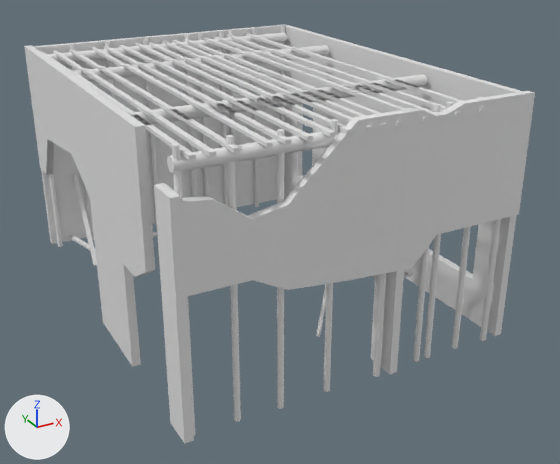
What one commit did to the FBX model graphic/3D/House/HouseAll.FBX.
Rendered twice from a 50 mm camera at (-3.34, -6.76, 3.92) aimed at (0.2, -0.33, 0.71). The axes (+X, +Y, +Z) are drawn at lower left. The lights are the same throughout. Where no turn or scale is listed for an object, it has been applied to the vertices.

Script lines for the objects in view, before the commit:
```python
me_mesh = bpy.data.meshes.new('Mesh')
me_mesh.from_pydata(...)  # 5428 vertices, 5571 faces; spans x -1.65..1.65, y -2.17..2.15, z -0.13..2.38
ob_object002 = bpy.data.objects.new('Object002', me_mesh)
ob_object002.location = (0.0, 0.0, 0.0)
```
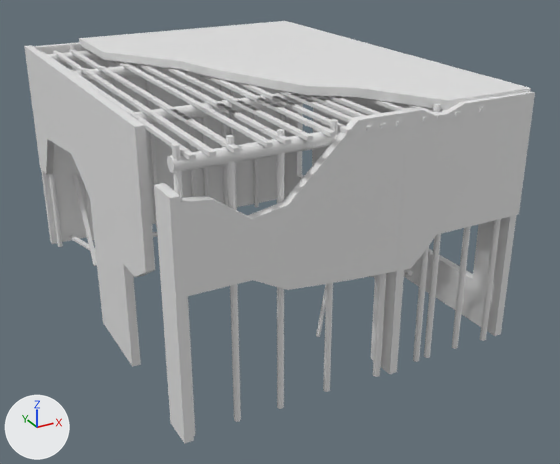
Pixel boxes [x1, y1, x2, y2] of what changed, in the pictures (560 x 464 px):
'Object002', reshaped: before [24, 25, 535, 444]; after [24, 21, 535, 444]
part 1 of me_mesh, added: after [79, 21, 531, 110]

The change, as a diff of the scene's bpy script:
```diff
--- a/graphic/3D/House/HouseAll.FBX.py
+++ b/graphic/3D/House/HouseAll.FBX.py
@@ me_mesh @@
 # used by ob_object002; location = (0.0, 0.0, 0.0)
-me_mesh.from_pydata(...)  # 5428 vertices, 5571 faces; spans x -1.65..1.65, y -2.17..2.15, z -0.13..2.38
+me_mesh.from_pydata(...)  # 5468 vertices, 5609 faces; spans x -1.65..1.65, y -2.17..2.15, z -0.13..2.41
+# me_mesh part 1: a new loose piece of 40 vertices spanning x -1.04..1.63, y -2.1..2.13, z 2.33..2.41
```
